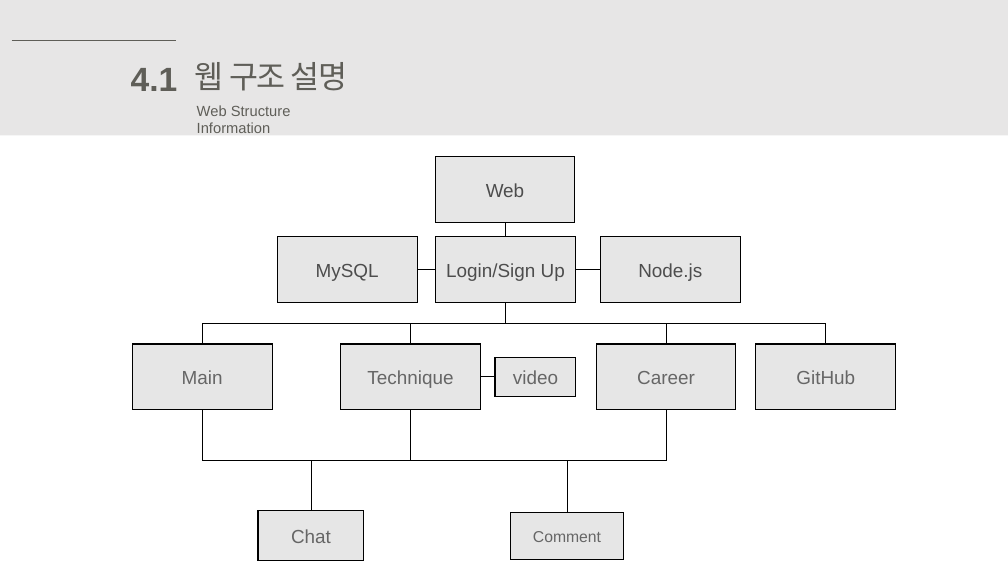
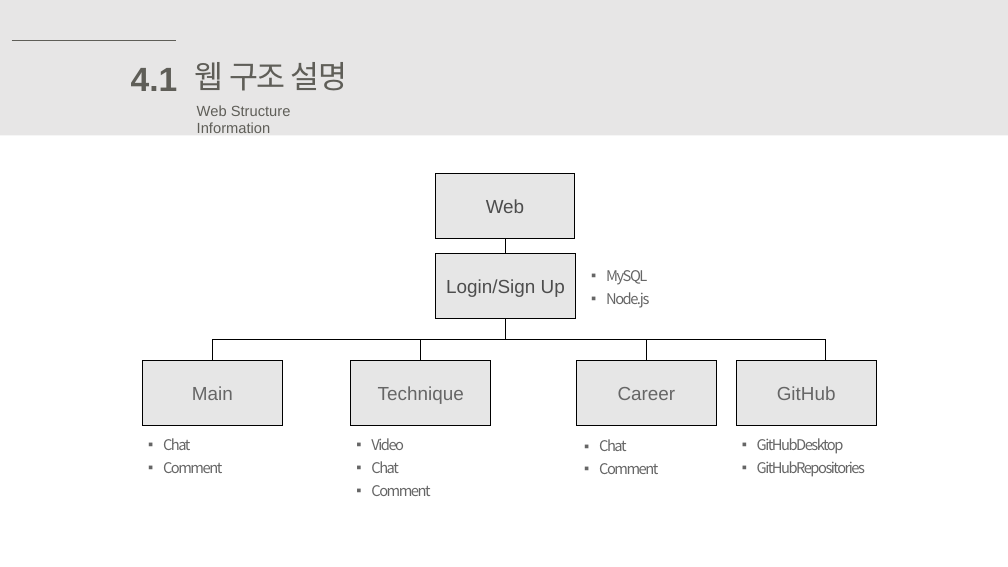
Before and after one commit to thlim008/Web_Project, a slide deck: slide 10 of selfportfolio-2018.pptx. Drawn at 1008x567 pixels with LibreOffice and Linux fonts; fonts in the diff are those of the drawing. Boxes give left, top, right and bottom in pixels: in the first picture for what was removed or moved away, otherwise in the second. Text is boxed around its words. In the diff, an @@ line names an element or a change of style, - is before the commit and + after.

```diff
--- a/selfportfolio-2018.pptx
+++ b/selfportfolio-2018.pptx
@@ rectangle removed at (278,237,417,302) @@
-MySQL
@@ 2 rectangles, 1 elbow line, 1 line: place and size @@
-2 rectangles, 1 elbow line, 1 line at (436,157,826,344)
+2 rectangles, 1 elbow line, 1 line at (436,173,826,361)
@@ text "MySQL": place and size @@
-text "MySQL" at (600,237,740,302)
+text "MySQL" at (606,270,649,308)
@@ text "MySQL" at (606,270,649,308): vertical alignment middle to top; fill #E6E6E6 to none; outline #000000 1 pt to none @@
@@ line removed from (417, 270) to (436, 270) @@
@@ line removed from (575, 270) to (600, 270) @@
@@ text at (606,270,647,285): paragraph added @@
+▪ MySQL
@@ text at (606,292,649,308): size 18 to 14 pt, font Arial to Noto Sans CJK KR, text colour #4C4C4C to #666666, letter spacing 0 to -1.4 pt in "Node.js"; alignment centre to left; bullet none to ▪; line spacing 1 to 1.3 @@
@@ elbow line moved from (506, 302) - (203, 344) to (506, 319) - (212, 361) @@
@@ elbow line moved from (506, 302) - (411, 344) to (506, 319) - (421, 361) @@
@@ elbow line moved from (506, 302) - (666, 344) to (506, 319) - (647, 361) @@
@@ rectangle removed at (495,358,576,397) @@
-video
@@ rectangle "Main": place and size @@
-rectangle "Main" at (132,344,272,410)
+rectangle "Main" at (143,361,283,426)
@@ rectangle "Technique": place and size @@
-rectangle "Technique" at (341,344,481,410)
+rectangle "Technique" at (351,361,491,426)
@@ line removed from (481, 377) to (495, 377) @@
@@ rectangle "Career": place and size @@
-rectangle "Career" at (597,344,737,410)
+rectangle "Career" at (577,361,717,426)
@@ rectangle "GitHub": place and size @@
-rectangle "GitHub" at (756,344,896,410)
+rectangle "GitHub" at (737,361,876,426)
@@ elbow line removed from (203, 410) to (311, 511) @@
@@ elbow line removed from (203, 410) to (567, 513) @@
@@ elbow line removed from (411, 410) to (311, 511) @@
@@ elbow line removed from (666, 410) to (311, 511) @@
@@ text added at (163,438,222,473), 14 pt, text #666666 @@
+▪ Chat
+▪ Comment
@@ text added at (371,438,430,496), 14 pt, text #666666 @@
+▪ Video
+▪ Chat
+▪ Comment
@@ text added at (599,439,658,474), 14 pt, text #666666 @@
+▪ Chat
+▪ Comment
@@ text added at (757,438,865,477), 14 pt, text #666666 @@
+▪ GitHubDesktop
+▪ GitHubRepositories
@@ rectangle removed at (258,511,364,561) @@
-Chat
@@ rectangle removed at (510,513,624,560) @@
-Comment
```
